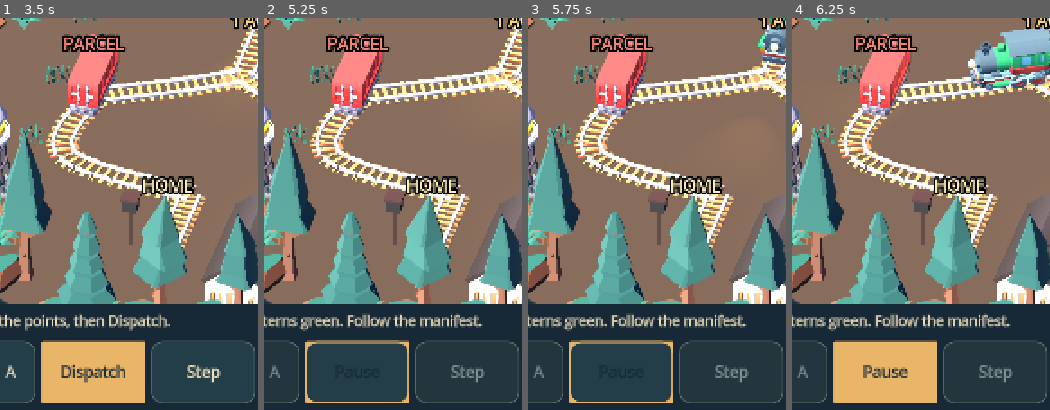
Above: before the commit, frames 1-4 (left to right).
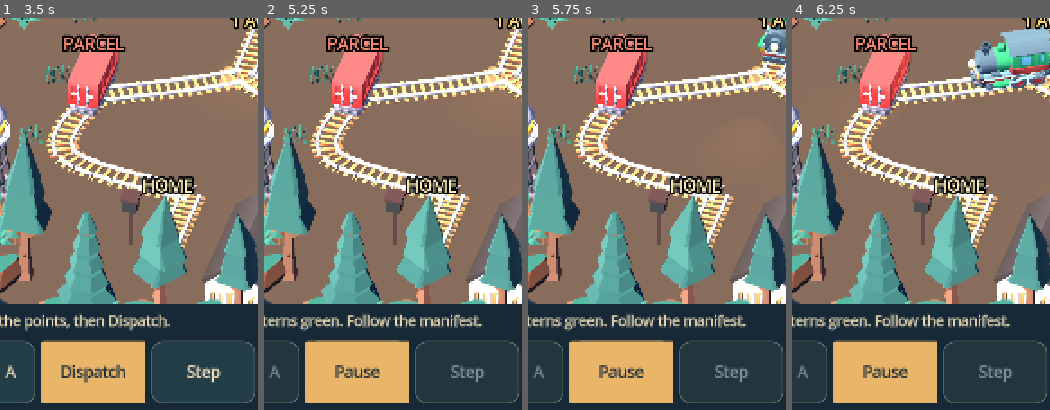
Above: after the commit, the same moments.

Repository: EthannYakabuski/switchyard-lanterns
Game: Godot game, scene res://scenes/main.tscn
The game is run twice, just before and just after one commit, with the same random seed, the same clock (stepped at 60 frames per second) and the same inputs. Sound files missing from this copy of the repository are replaced by a short silence.
Inputs:
- Up to frame 1 (3.5 s): click "Campaign - 48 lantern yards" at 0.5 s; click "‹" at 1.25 s; click "Campaign - 48 lantern yards" at 2 s; click "01 First Lantern ☆☆☆" at 2.75 s
- Up to frame 2 (5.25 s): click "1 A" at 3.5 s; click "1 B" at 4.25 s; click "Dispatch" at 5 s
- Up to frame 3 (5.75 s): no input
- Up to frame 4 (6.25 s): click "Preview" at 5.75 s
The pictures show only the part of the screen within x 7-56%, y 41-91%; the shares and areas given below are measured in that part.

Frame 1 is identical in both runs. In frame 2, 5.9% of the frame differs, in the area x 16-57%, y 82-98%; in frame 3, 5.9%; in frame 4, nothing differs.

Commit message:
Preserve primary focus contrast and unclutter the result diorama

Diff:
--- a/scripts/main.gd
+++ b/scripts/main.gd
@@ -82,6 +82,9 @@
 	for state in ["normal","hover","pressed","disabled","focus"]:
 		var box:=StyleBoxFlat.new();box.bg_color=PANEL if state!="pressed" else Color("48665f")
 		if state=="disabled":box.bg_color=Color("23353d")
+		# Focus is drawn on top of the active style; its fill must not hide a
+		# primary button's amber surface behind an ink-colored label.
+		if state=="focus":box.draw_center=false
 		box.border_color=GOLD if state in ["focus","hover"] else Color("61736c")
 		box.set_border_width_all(3 if state=="focus" else 2);box.set_corner_radius_all(20)
 		box.content_margin_left=18;box.content_margin_right=18;box.content_margin_top=14;box.content_margin_bottom=14
--- a/scripts/yard.gd
+++ b/scripts/yard.gd
@@ -212,6 +212,9 @@
 
 func _label(text: String,position: Vector3,color: Color=Color("fff0d0"),font_size: int=44) -> Label3D:
 	var label:=Label3D.new();label.text=text;label.font_size=font_size;label.pixel_size=0.017;label.outline_size=10
+	# Decorative/result thumbnails retain the genuine train and scenery but
+	# omit route annotations that only fit the full interactive yard.
+	label.visible=not background
 	label.modulate=color;label.billboard=BaseMaterial3D.BILLBOARD_ENABLED;label.no_depth_test=true;label.position=position;world.add_child(label);labels.append(label);return label
 
 func _lantern(position: Vector3,lit: bool) -> Node3D:
--- a/tests/test_ui.gd
+++ b/tests/test_ui.gd
@@ -80,6 +80,10 @@
 	var b_screen: Vector2=app.yard.camera.unproject_position(app.yard.node_positions.P1B)
 	require(a_screen.x<b_screen.x,"A really appears left of B in the live camera")
 	require(app.dispatch_button.custom_minimum_size.y>=112,"minimum practical primary touch target")
+	app.dispatch_button.grab_focus();await process_frame
+	var focus_style: StyleBoxFlat=app.dispatch_button.get_theme_stylebox("focus","Button") as StyleBoxFlat
+	var primary_style: StyleBoxFlat=app.dispatch_button.get_theme_stylebox("normal","Button") as StyleBoxFlat
+	require(app.dispatch_button.has_focus() and not focus_style.draw_center and primary_style.bg_color==app.GOLD,"focused primary keeps its amber surface beneath a border-only focus ring")
 	app._toggle_view();require(app.yard.focused and app.view_button.text=="Fit yard","actual Train control offers a readable close view")
 	app._toggle_view();require(not app.yard.focused,"Fit yard restores the complete planned railway")
 	var before: Dictionary=app.model.snapshot();app._preview()
@@ -90,6 +94,9 @@
 		if app.scene_page=="result":break
 		app._advance();app.yard.motion=false;app.yard.travel=app.yard.target_travel;app._settle()
 	require(app.scene_page=="result","UI ordered delivery reaches result")
+	var result_annotations_hidden: bool=not app.yard.labels.is_empty()
+	for annotation in app.yard.labels:result_annotations_hidden=result_annotations_hidden and not annotation.visible
+	require(result_annotations_hidden and app.yard.engine!=null and app.yard.wagons.size()==1,"result preserves the actual completed train without overlapping world labels")
 	require(int(app.profile.data.clears)==1 and service.finished==1,"once-only UI award and service cadence")
 	var coins: int=int(app.profile.data.coins);app._complete()
 	require(int(app.profile.data.coins)==coins and service.finished==1,"repeat result cannot bank or trigger ad cadence")
Not shown, changed: README.md
